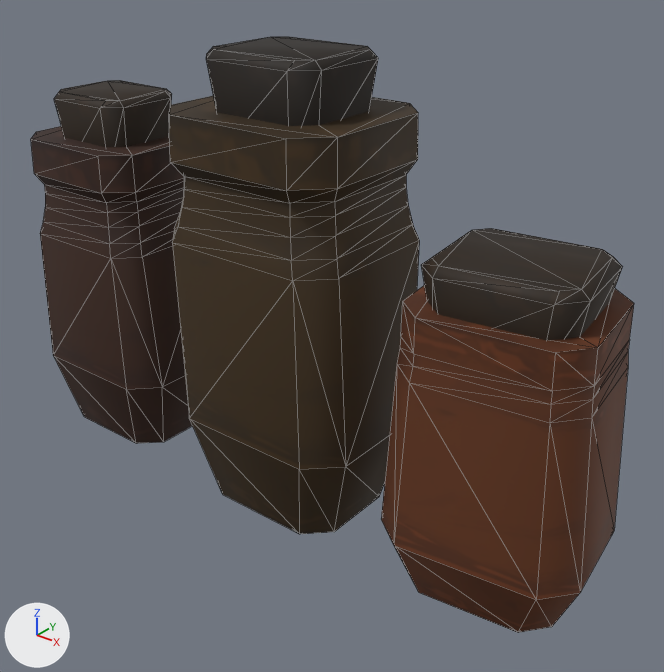
The glTF model game/data/meshes/props/SmallBottles_1.gltf: old version first, new version second.
Camera for both pictures: a 50 mm camera at (0.169, -0.198, 0.186) aimed at (0.008, 0.002, 0.061). The axes (+X, +Y, +Z) are drawn at lower left. The lights are the same throughout. The picture after the commit comes second. Mesh edges are drawn as thin lines. Vertices at exactly the same position are counted once.

Objects in the first picture: 'SmallBottles_1'.
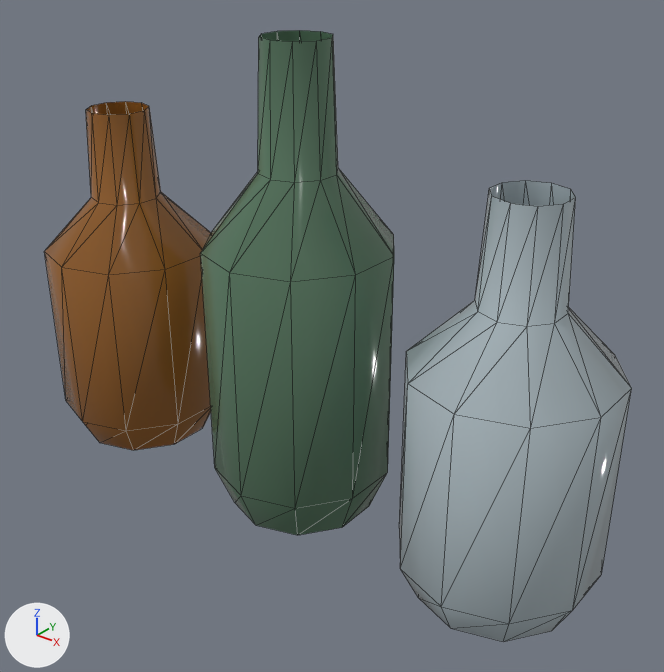
Pixel boxes [x1, y1, x2, y2] of what changed, in the pictures (664 x 672 px):
'SmallBottles_1', reshaped, recoloured: before [31, 37, 634, 633]; after [44, 30, 632, 642]
part 1 of me_cube_159, rebuilt: before [31, 126, 193, 444]; after [44, 101, 211, 450]
part 2 of me_cube_159, rebuilt (22% narrower, 15% taller): before [169, 96, 419, 534]; after [200, 30, 394, 535]
part 3 of me_cube_159, rebuilt (8% narrower, 32% taller): before [381, 285, 634, 633]; after [399, 181, 632, 642]
part 4 of me_cube_159, deleted: before [54, 80, 172, 147]
part 5 of me_cube_159, deleted: before [206, 37, 378, 126]
part 6 of me_cube_159, deleted: before [421, 228, 623, 341]

The change in detail:
Picture 'T_Decor_Glass_Green_Normal.png' (img_t_decor_glass_green_normal_png) is new.
Picture 'T_Decor_Glass_Green_BaseColor.png' (img_t_decor_glass_green_basecolor_png) is new.
Picture 'T_Decor_Glass_Green_ORM.png' (img_t_decor_glass_green_orm_png) is new.
Picture 'T_Decor_Glass_Clear_Normal.png' (img_t_decor_glass_clear_normal_png) is new.
Picture 'T_Decor_Glass_Clear_BaseColor.png' (img_t_decor_glass_clear_basecolor_png) is new.
Picture 'T_Decor_Glass_Clear_ORM.png' (img_t_decor_glass_clear_orm_png) is new.
Picture 'T_Decor_Glass_Amber_ORM.png' (img_t_decor_glass_amber_orm_png) is new.
Picture 'T_Decor_Glass_Amber_Normal.png' (img_t_decor_glass_amber_normal_png) is new.
Picture 'T_Decor_Glass_Amber_BaseColor.png' (img_t_decor_glass_amber_basecolor_png) is new.
Material 'MI_Decor_Glass_Green' (mat_mi_decor_glass_green) is new.
Uses the picture img_t_decor_glass_green_basecolor_png.
Uses the picture img_t_decor_glass_green_normal_png.
Uses the picture img_t_decor_glass_green_orm_png.
Material 'MI_Decor_Glass_Clear' (mat_mi_decor_glass_clear) is new.
Uses the picture img_t_decor_glass_clear_basecolor_png.
Uses the picture img_t_decor_glass_clear_normal_png.
Uses the picture img_t_decor_glass_clear_orm_png.
Material 'MI_Decor_Glass_Amber' (mat_mi_decor_glass_amber) is new.
Uses the picture img_t_decor_glass_amber_basecolor_png.
Uses the picture img_t_decor_glass_amber_normal_png.
Uses the picture img_t_decor_glass_amber_orm_png.
me_cube_159 is used by ob_smallbottles_1; location (0.0, 0.0, 0.0).
me_cube_159 had 264 vertices, 486 faces and spanned x -0.113..0.102, y -0.028..0.028, z 0.001..0.147.
me_cube_159 no longer uses material mat_mi_trim_props_vertex.
me_cube_159 now has 150 vertices, 240 faces and spans x -0.11..0.1, y -0.03..0.03, z 0.0..0.15.
me_cube_159 part 1: the loose piece of 72 vertices spanning x -0.113..-0.054, y -0.024..0.024, z 0.002..0.111 is rebuilt with 50 vertices and now spans x -0.11..-0.054, y -0.03..0.03, z 0.0..0.12, in mat_mi_decor_glass_amber.
me_cube_159 part 2: the loose piece of 72 vertices spanning x -0.037..0.029, y -0.028..0.028, z 0.001..0.13 is rebuilt with 50 vertices and now spans x -0.031..0.026, y -0.03..0.03, z 0.0..0.15, in mat_mi_decor_glass_green.
me_cube_159 part 3: the loose piece of 48 vertices spanning x 0.04..0.102, y -0.026..0.026, z 0.002..0.091 is rebuilt with 50 vertices and now spans x 0.044..0.1, y -0.03..0.03, z 0.0..0.12, in mat_mi_decor_glass_clear.
me_cube_159 part 4: the loose piece of 24 vertices spanning x -0.1..-0.066, y -0.015..0.015, z 0.102..0.126 is deleted.
me_cube_159 part 5: the loose piece of 24 vertices spanning x -0.025..0.016, y -0.018..0.018, z 0.12..0.147 is deleted.
me_cube_159 part 6: the loose piece of 24 vertices spanning x 0.048..0.094, y -0.021..0.021, z 0.082..0.103 is deleted.
me_cube_159 gains material mat_mi_decor_glass_amber.
me_cube_159 gains material mat_mi_decor_glass_green.
me_cube_159 gains material mat_mi_decor_glass_clear.
